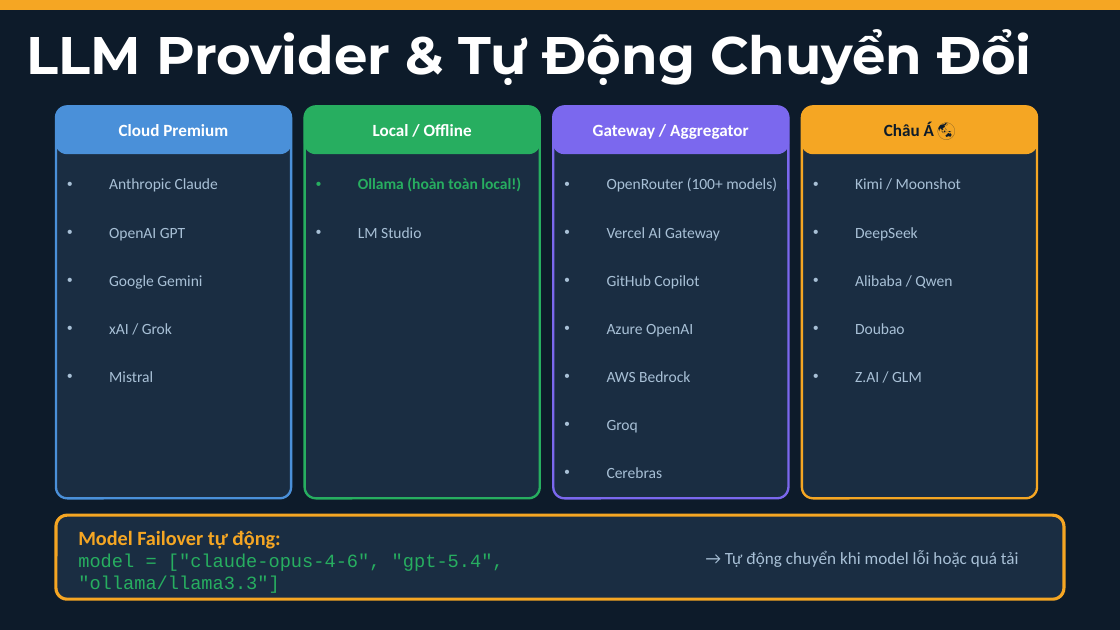
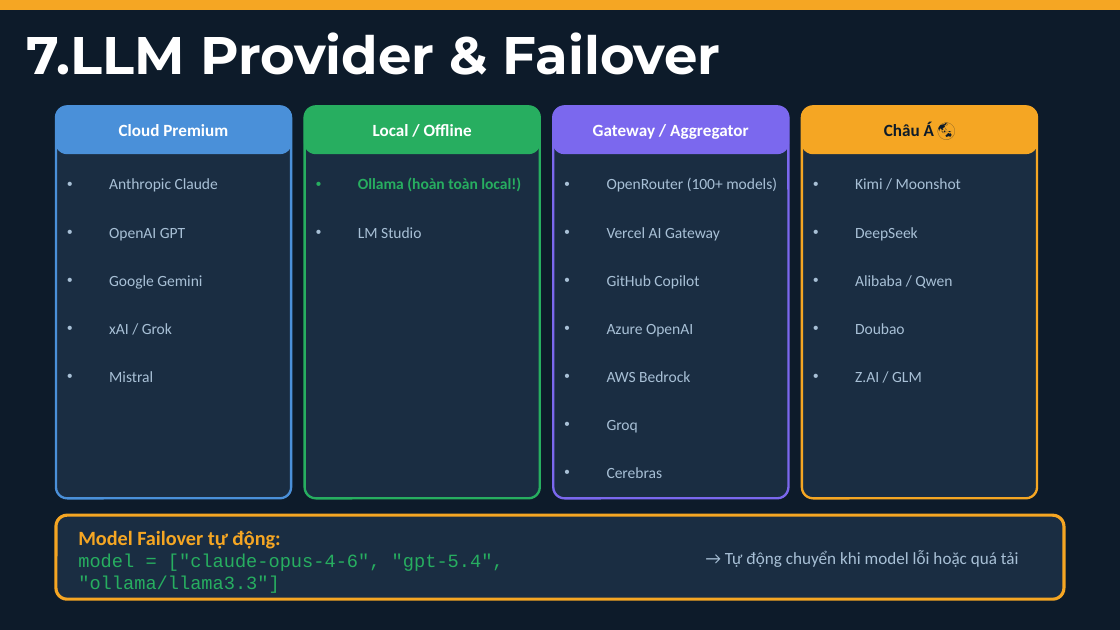
Before and after one commit to dvduongth/research_doc, a slide deck: slide 14 of open_claw/presentation/OpenClaw_Presentation.pptx (slide 10 before the commit). Drawn at 1120x630 pixels with LibreOffice and Linux fonts; fonts in the diff are those of the drawing. Boxes give left, top, right and bottom in pixels: in the first picture for what was removed or moved away, otherwise in the second. Text is boxed around its words. In the diff, an @@ line names an element or a change of style, - is before the commit and + after.

```diff
--- a/open_claw/presentation/OpenClaw_Presentation.pptx
+++ b/open_claw/presentation/OpenClaw_Presentation.pptx
@@ text at (x1=27, y1=32, x2=721, y2=75): text changed @@
-LLM Provider & Tự Động Chuyển Đổi
+7.LLM Provider & Failover
```
Also in this commit, not shown: 10 other slides changed, 4 slides added, 47 other files.
